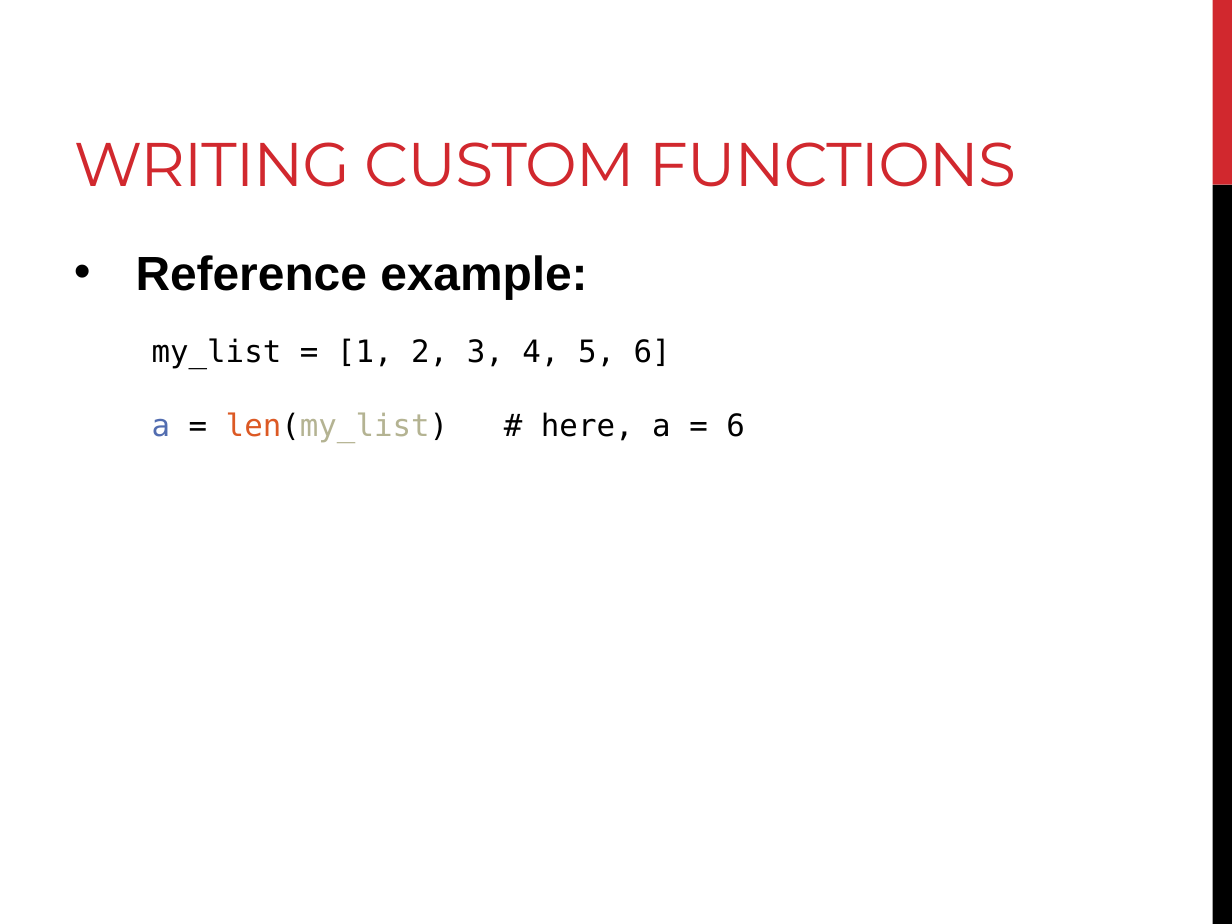
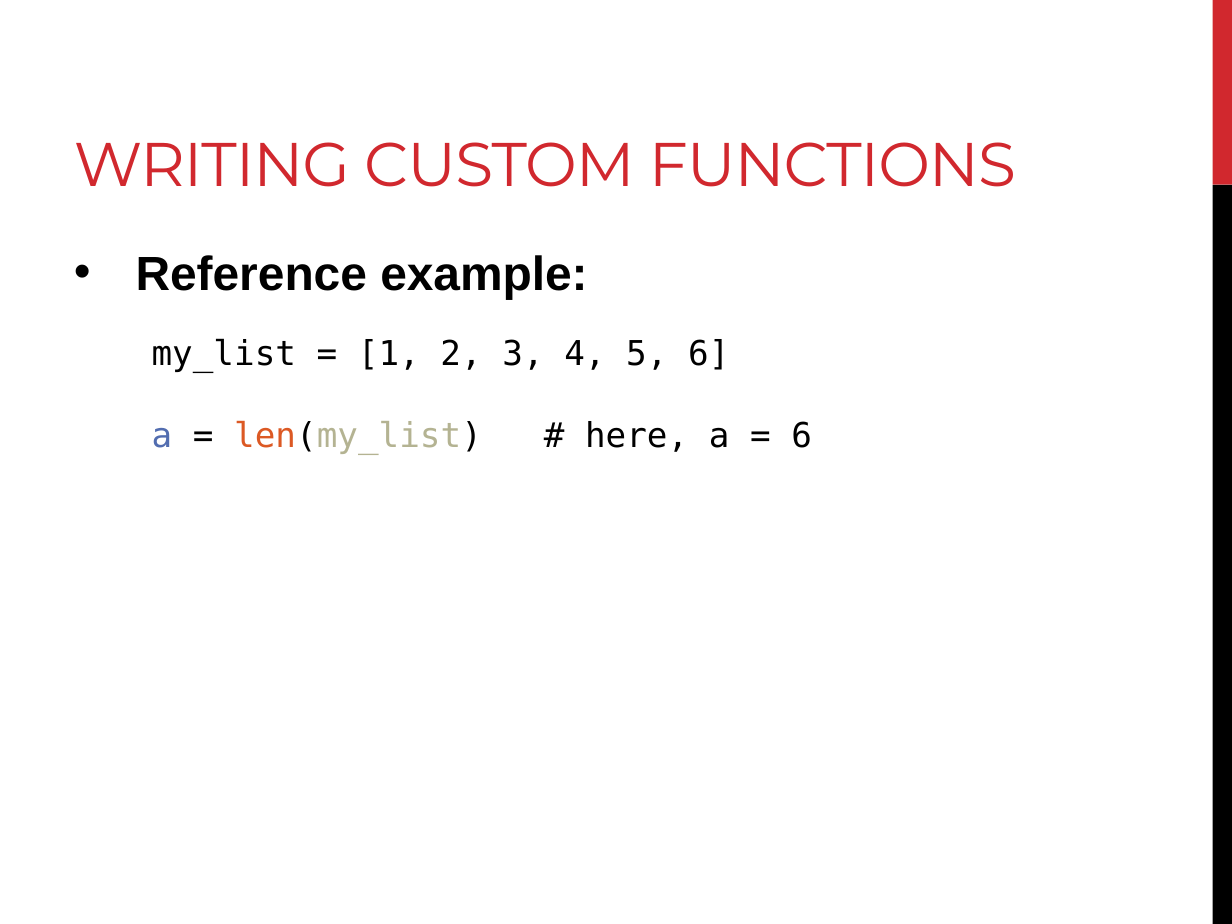
Before and after one commit to BjornFJohansson/ccbb_bigdata2015_python, a slide deck: slide 5 of slides/day3_slides.pptx. Drawn at 1232x924 pixels with LibreOffice and Linux fonts; fonts in the diff are those of the drawing. Boxes give left, top, right and bottom in pixels: in the first picture for what was removed or moved away, otherwise in the second. Text is boxed around its words. In the diff, an @@ line names an element or a change of style, - is before the commit and + after.

```diff
--- a/slides/day3_slides.pptx
+++ b/slides/day3_slides.pptx
@@ text "my_list = [1, 2, 3, ..." at (152, 338, 812, 455): size 18 to 20 pt @@
```
Also in this commit, not shown: 1 other slide changed, 3 other files.
